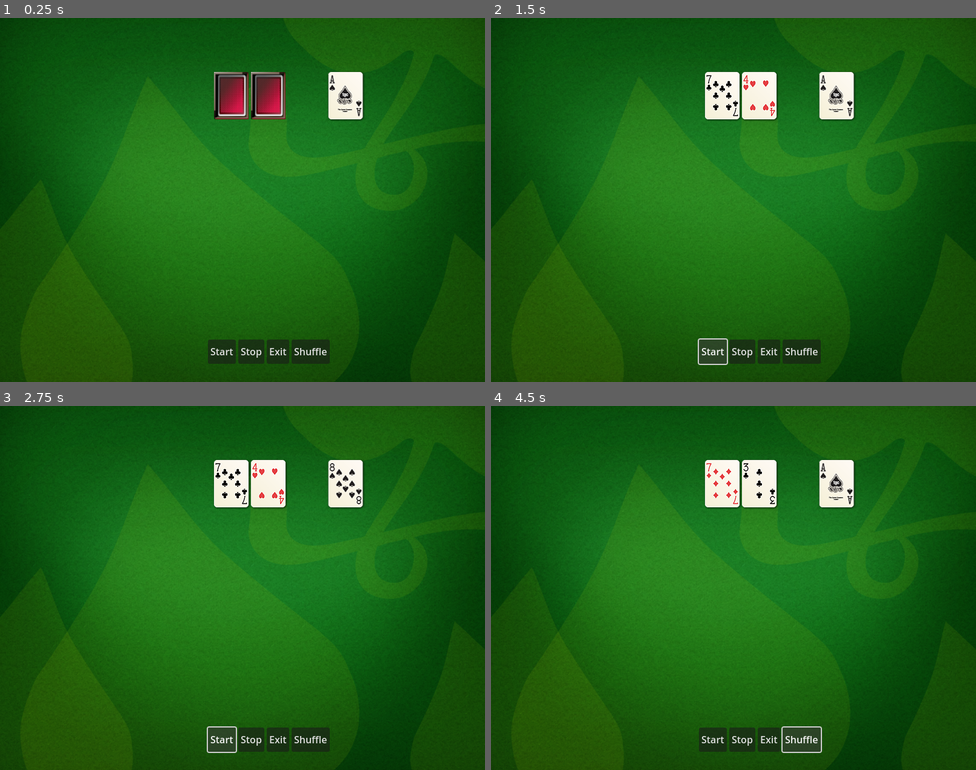
Above: before the commit, frames 1-4 (two rows, left to right).
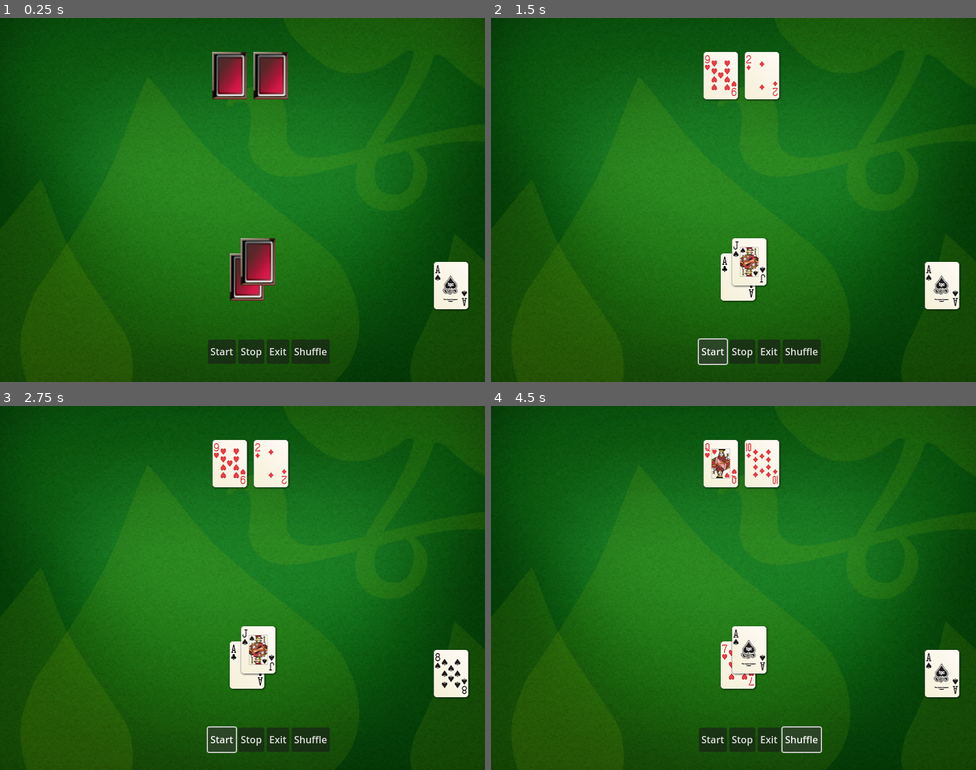
Above: after the commit, the same moments.

Repository: GizehFire/CoolBlackJack
Game: Godot game, scene res://main.tscn
Same seed, same stepped clock (60 frames per second), same inputs: the game is played once before the commit and once after it.
Inputs:
- Up to frame 1 (0.25 s): no input
- Up to frame 2 (1.5 s): click "Shuffle" at 0.5 s; click "Start" at 1.25 s
- Up to frame 3 (2.75 s): click "Start" at 2 s
- Up to frame 4 (4.5 s): click "Stop" at 2.75 s; click "Stop" at 3.5 s; click "Shuffle" at 4.25 s

The runs differ from the first frame. In frame 1, 6.0% of the frame differs, in the area x 43-97%, y 9-81%; in frame 2, 5.6%; in frame 3, 5.6%; in frame 4, 5.7%.

Commit message:
feat(deck): implement global deck with player and dealer card drawing
- Added support for drawing two cards for player and dealer (with hole card)

- Deck is now shuffled once and reused across rounds

- Automatically reshuffles when not enough cards are available

- Clean separation of set_shuffle_card() and deck management

Diff:
--- a/main.gd
+++ b/main.gd
@@ -2,49 +2,68 @@
 
 @onready var buttons: Node = $buttons
 @onready var cards: AnimatedSprite2D = $cards
-@onready var first_card: Sprite2D = $firstCard
-@onready var sec_card: Sprite2D = $secCard
+@onready var first_card: Sprite2D = $PlayerHand/firstCard
+@onready var second_card: Sprite2D = $PlayerHand/secondCard
+@onready var up_card: Sprite2D = $DealerHand/up_card
+@onready var hole_card: Sprite2D = $DealerHand/hole_card
 
 var actions : Dictionary
+var my_deck: Array[int] = []	# Persistentes, gemischtes Kartendeck
 
 func _ready() -> void:
+
+	my_deck = deck_shuffle()  # Nur einmal mischen zu Beginn
+	# start_new_round()
 
 	actions = {
 		"Exit":    get_tree().quit,
 		"Start":   cards.play.bind("default"),
 		"Stop":    cards.stop,
-		"Shuffle": set_shuffle_card
+		"Shuffle": start_new_round
 	}
-	var my_name = create_greeting("Simmer")
 
-	#buttons.pressed_button.connect(_on_buttons_selected)
 	buttons.pressed_button.connect(Callable(_on_buttons_selected))
 
-	print(my_name)
-
-func create_greeting(person:String):
-	return "Hello " + person + "!"
+func start_new_round() -> void:
+	if my_deck.size() < 4:
+		my_deck = deck_shuffle()
+		print(" - New Mix - ")
+	set_shuffle_card()
 
 func _on_buttons_selected(item:String) -> void:
 	if actions.has(item):
 		actions[item].call()      # eine Zeile statt vieler ifs
 
-func set_shuffle_card () -> void:
+func set_shuffle_card() -> void:
 
-	var frame_index_first := get_random_card_index()  # Erste Karte durch Zufallzahlen generieren
-	var frame_index_second := get_random_card_index()  # Zweite Karte durch Zufallzahlen generieren
+	var frame_index_first : int = my_deck.pop_front() # Erste Karte für Spieler
+	var frame_index_second : int = my_deck.pop_front() # Zweite Karte für Spieler
+	var frame_index_up_card : int = my_deck.pop_front() # Dealer-Upcard
+	var frame_index_hole_card : int = my_deck.pop_front() # Dealer-Upcard
+
+	# Überprüfe ob doppelt vorhanden ist.
+
 	var animation_name := cards.animation  # Aktuelle Animation (wichtig, falls du mehrere hast)
+
 	var texture_first: Texture2D = cards.sprite_frames.get_frame_texture(animation_name, frame_index_first)
 	var texture_second: Texture2D = cards.sprite_frames.get_frame_texture(animation_name, frame_index_second)
-
-	# Überprüfe ob doppelt vorhanden ist.
-	while frame_index_second == frame_index_first:
-		frame_index_second = get_random_card_index()
+	var texture_up_card: Texture2D = cards.sprite_frames.get_frame_texture(animation_name, frame_index_up_card)
+	var texture_hole_card: Texture2D = cards.sprite_frames.get_frame_texture(animation_name, frame_index_hole_card)
 
 	first_card.texture = texture_first
-	sec_card.texture = texture_second
+	second_card.texture = texture_second
+	up_card.texture = texture_up_card
+	hole_card.texture = texture_hole_card
 
-	print(str(frame_index_first) +  " : " + str(frame_index_second))
+	print(str(frame_index_first) +  " : " + str(frame_index_second) + " : " + str(frame_index_up_card) + " : " + str(frame_index_hole_card))
+
+func deck_shuffle () -> Array[int]:
+	var new_deck:Array[int] = []
+
+	for i in 52:
+		new_deck.append(i)
+	new_deck.shuffle()
+	return new_deck
 
 func get_random_card_index() -> int:
 	var rng := RandomNumberGenerator.new()
--- a/main.tscn
+++ b/main.tscn
@@ -16,11 +16,21 @@
 
 [node name="buttons" parent="." instance=ExtResource("3_lquwl")]
 
-[node name="firstCard" parent="." instance=ExtResource("3_h2yge")]
-position = Vector2(381.5, 128)
+[node name="cards" parent="." instance=ExtResource("4_1bvp3")]
+position = Vector2(744, 441)
 
-[node name="secCard" parent="." instance=ExtResource("3_h2yge")]
-position = Vector2(442.5, 128)
+[node name="DealerHand" type="Node" parent="."]
 
-[node name="cards" parent="." instance=ExtResource("4_1bvp3")]
-position = Vector2(570, 128)
+[node name="up_card" parent="DealerHand" instance=ExtResource("3_h2yge")]
+position = Vector2(379, 95)
+
+[node name="hole_card" parent="DealerHand" instance=ExtResource("3_h2yge")]
+position = Vector2(447, 95)
+
+[node name="PlayerHand" type="Node" parent="."]
+
+[node name="firstCard" parent="PlayerHand" instance=ExtResource("3_h2yge")]
+position = Vector2(407.5, 427)
+
+[node name="secondCard" parent="PlayerHand" instance=ExtResource("3_h2yge")]
+position = Vector2(426, 402)
